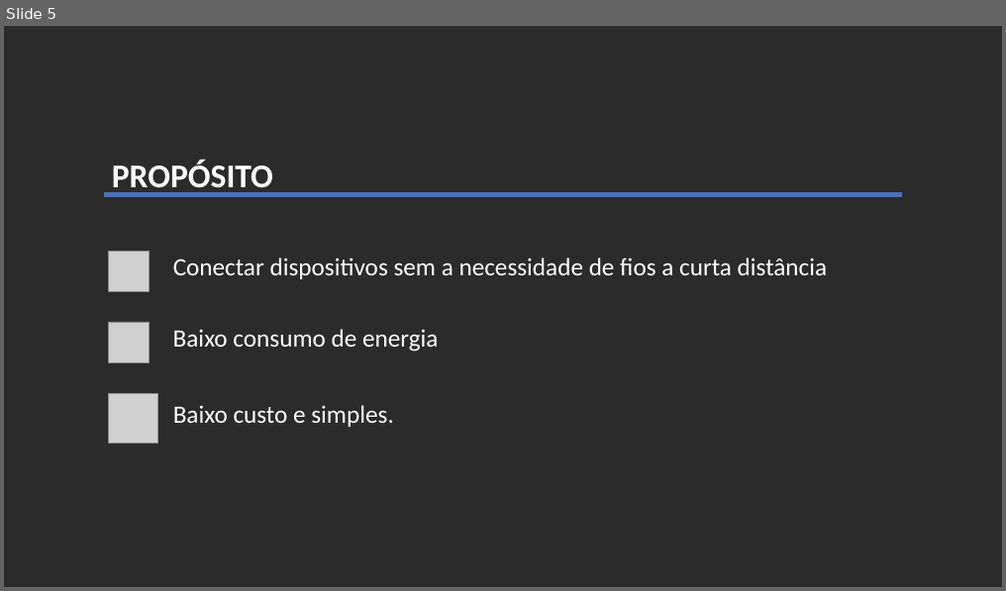
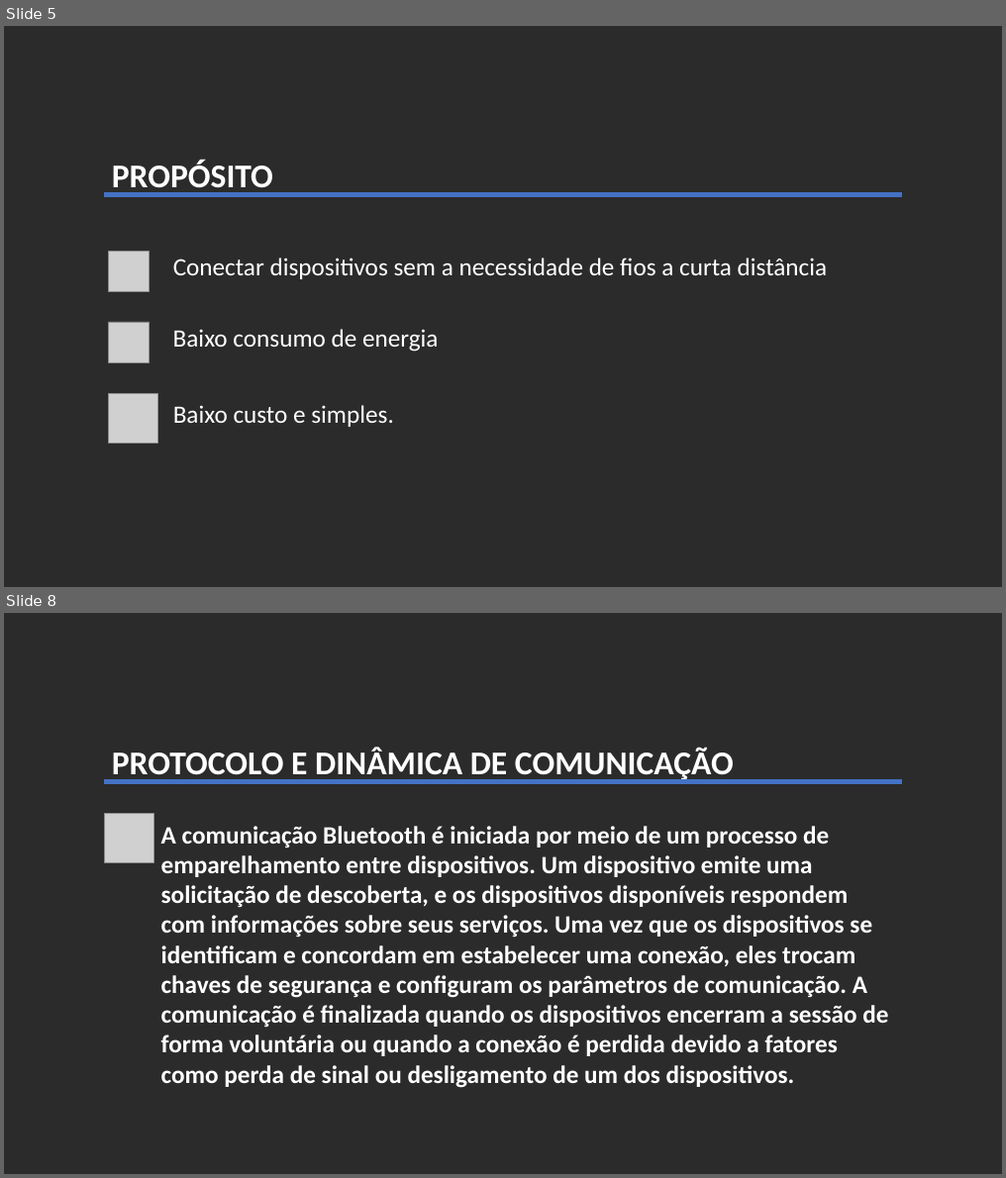
Before and after one commit to VandersonSenai/MODULO03, a slide deck: IoT/Apresentação Protocolos IoT BT.pptx. Shown one above the other, each under a label of ours: slide 5 before the commit, slides 5 and 8 after it; the slides between them are not shown. The pictures are 1006x591 and 1006x1178 pixels, drawn with LibreOffice and Linux fonts; fonts in the diff are those of the drawing; grey boxes stand for pictures; background and template pictures are left out; a plain dark background stands for a picture behind light text. Boxes give left, top, right and bottom in pixels: in the first picture for what was removed or moved away, otherwise in the second. Text is boxed around its words. In the diff, an @@ line names an element or a change of style, - is before the commit and + after.

```diff
--- a/IoT/Apresentação Protocolos IoT BT.pptx
+++ b/IoT/Apresentação Protocolos IoT BT.pptx
@@ slide 8 added at box(4, 613, 1002, 1174), background picture (left out) @@
@@ subtitle added at box(112, 748, 734, 783), 32 pt, text #FFFFFF, bold @@
+PROTOCOLO E DINÂMICA DE COMUNICAÇÃO
@@ line added from (104, 782) to (902, 782), #4472C4 4.5 pt @@
@@ picture added at box(104, 814, 153, 863) @@
@@ text added at box(161, 826, 888, 1088), 24 pt, text #FFFFFF, bold @@
+A comunicação Bluetooth é iniciada por meio de um processo de emparelhamento entre dispositivos. Um dispositivo emite uma solicitação de descoberta, e os dispositivos disponíveis respondem com informações sobre seus serviços. Uma vez que os dispositivos se identificam e concordam em estabelecer uma conexão, eles trocam chaves de segurança e configuram os parâmetros de comunicação. A comunicação é finalizada quando os dispositivos encerram a sessão de forma voluntária ou quando a conexão é perdida devido a fatores como perda de sinal ou desligamento de um dos dispositivos.
```
Also in this commit, not shown: 5 slides changed, 11 other slides added, 4 slides removed, 6 other files.
